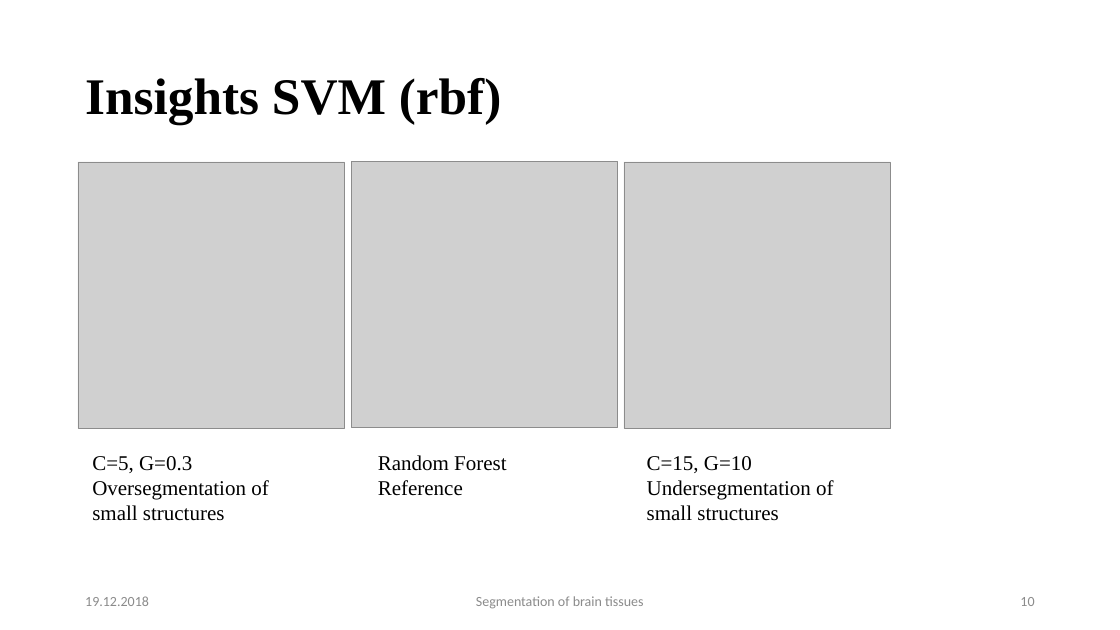
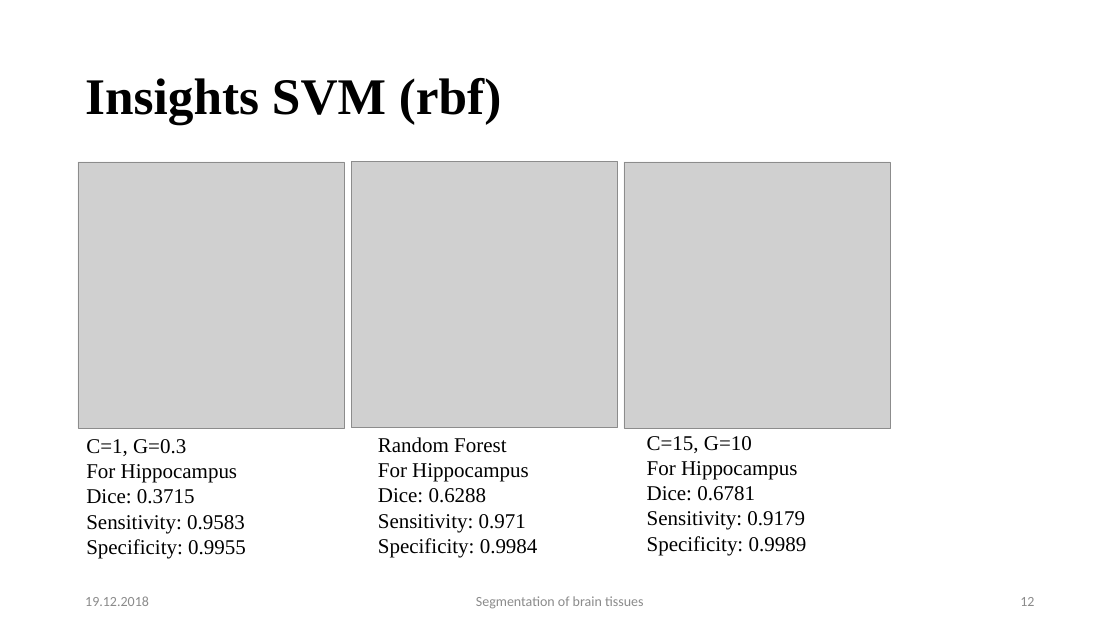
Before and after one commit to mhayoz/MIALab, a slide deck: slide 12 of Final Mialab.pptx (slide 10 before the commit). Drawn at 1120x630 pixels with LibreOffice and Linux fonts; fonts in the diff are those of the drawing; grey boxes stand for pictures; background and template pictures are left out. Boxes give left, top, right and bottom in pixels: in the first picture for what was removed or moved away, otherwise in the second. Text is boxed around its words. In the diff, an @@ line names an element or a change of style, - is before the commit and + after.

```diff
--- a/Final Mialab.pptx
+++ b/Final Mialab.pptx
@@ text at <box>86,439,246,559</box>: text changed @@
-C=5, G=0.3
-Oversegmentation of small structures
+C=1, G=0.3
+For Hippocampus
+Dice: 0.3715
+Sensitivity: 0.9583
+Specificity: 0.9955
@@ text "Random Forest": place and size @@
-text "Random Forest" at <box>378,455,506,496</box>
+text "Random Forest" at <box>378,437,538,558</box>
@@ text "C=15, G=10": place and size @@
-text "C=15, G=10" at <box>647,456,833,521</box>
+text "C=15, G=10" at <box>647,436,807,555</box>
@@ text at <box>378,463,538,558</box>: text changed @@
-Reference
+For Hippocampus
+Dice: 0.6288
+Sensitivity: 0.971
+Specificity: 0.9984
@@ text at <box>647,461,807,555</box>: text changed @@
-Undersegmentation of small structures
+For Hippocampus
+Dice: 0.6781
+Sensitivity: 0.9179
+Specificity: 0.9989
@@ page number at <box>1020,597,1034,606</box>: text changed @@
-10
+12
```
Also in this commit, not shown: 3 other slides changed, 3 slides added.
